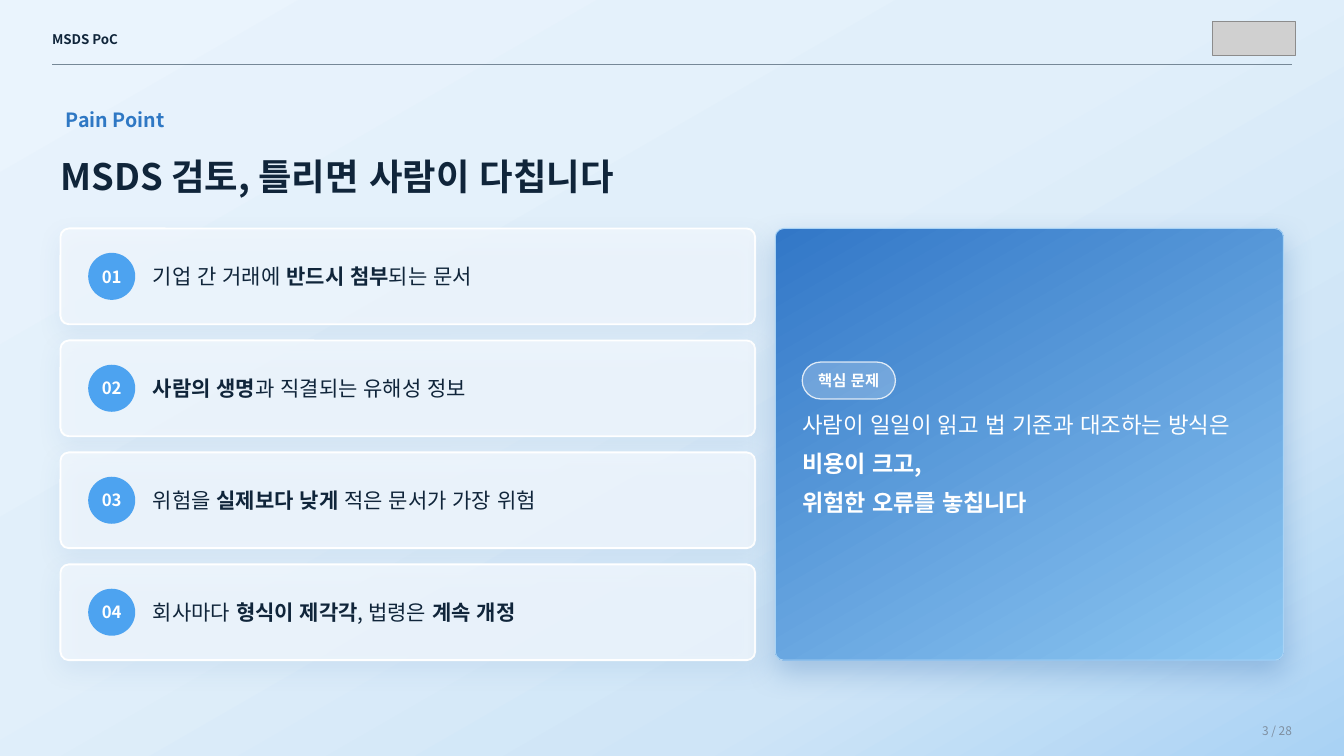
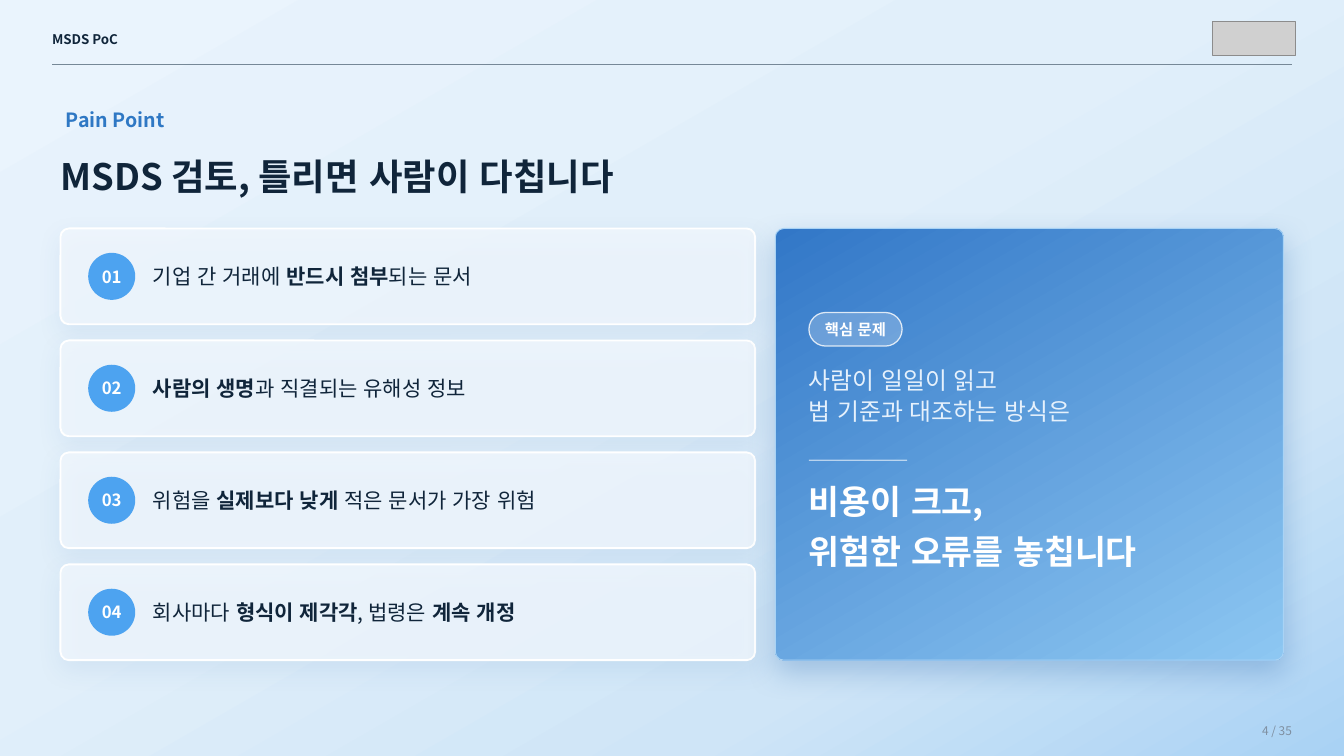
Before and after one commit to sunub/for-digital-divide, a slide deck: slide 4 of MSDS_PoC_flat.pptx (slide 3 before the commit). Drawn at 1344x756 pixels with LibreOffice and Linux fonts; fonts in the diff are those of the drawing; grey boxes stand for pictures. Boxes give left, top, right and bottom in pixels: in the first picture for what was removed or moved away, otherwise in the second. Text is boxed around its words. In the diff, an @@ line names an element or a change of style, - is before the commit and + after.

```diff
--- a/MSDS_PoC_flat.pptx
+++ b/MSDS_PoC_flat.pptx
@@ rounded rectangle "핵심 문제": place and size @@
-rounded rectangle "핵심 문제" at (803,362,895,399)
+rounded rectangle "핵심 문제" at (809,313,901,346)
@@ text at (809,369,1070,422): text changed; size 16 to 17 pt; text colour #FFFFFF to #E6F1FC @@
-사람이 일일이 읽고 법 기준과 대조하는 방식은
-비용이 크고,
-위험한 오류를 놓칩니다
+사람이 일일이 읽고
+법 기준과 대조하는 방식은
@@ line added from (809, 461) to (907, 461), #FFFFFF 0.9 pt @@
@@ text added at (809,486,1137,567), 24 pt, text #FFFFFF, bold @@
+비용이 크고,
+위험한 오류를 놓칩니다
@@ text at (1262,726,1292,735): text changed @@
-3 / 28
+4 / 35
```
Also in this commit, not shown: 24 other slides changed, 8 slides added, 1 slide removed.
